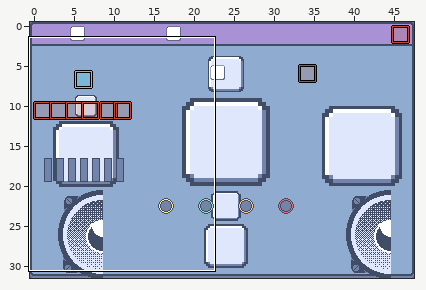
Two versions of a level (LDtk project, tiny-cli/src/main/resources/sfx/tiny-music-editor.ldtk). Above, an overview of the earlier version with the close-up marked.
Close-up. Old version:
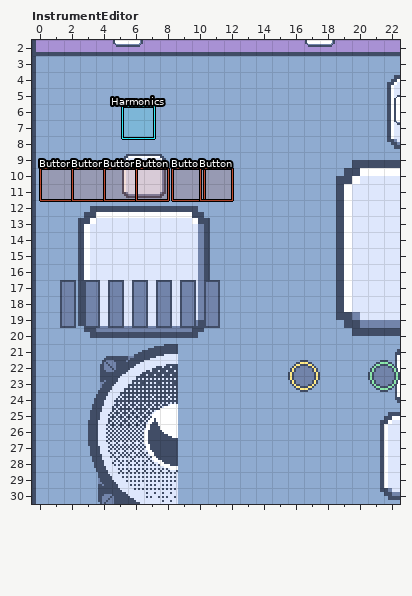
Cells are 8x8 px. Shown: InstrumentEditor x 0..22, y 2..30. The commit also changed other parts of the map, which this record leaves out.
After the commit:
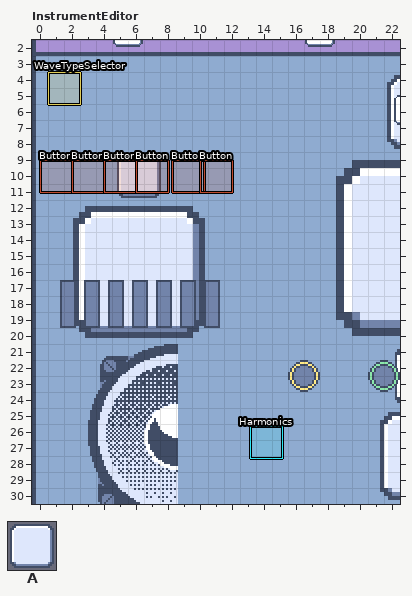
Key: from "Sprite_sheet": A 0.
Objects are placed by their top-left corner, in cells (3,4 is the top-left corner of cell 3,4); size is 1x1 cell unless given.
From old to new:
Layer "Panels":
changed: A "Panel" at 1,9 size 12x3 -> A "Panel" at 0.2,9 size 12.9x3
changed: A "Panel" at 1,12 size 12x9 -> A "Panel" at 0.2,12 size 12.9x9
Layer "Widgets":
changed: "Harmonics" rectangle at 5.6,6.1 size 2x2 -> "Harmonics" rectangle at 13.6,26.1 size 2x2
changed: "Button" rectangle at 0.5,10 size 2x2 -> "Button" rectangle at 0.5,9.5 size 2x2
changed: "Button" rectangle at 2.5,10 size 2x2 -> "Button" rectangle at 2.5,9.5 size 2x2
changed: "Button" rectangle at 4.5,10 size 2x2 -> "Button" rectangle at 4.5,9.5 size 2x2
changed: "Button" rectangle at 6.5,10 size 2x2 -> "Button" rectangle at 6.5,9.5 size 2x2
changed: "Button" rectangle at 8.8,10 size 2x2 -> "Button" rectangle at 8.8,9.5 size 2x2
changed: "Button" rectangle at 10.5,10 size 2x2 -> "Button" rectangle at 10.5,9.5 size 2x2
added: "WaveTypeSelector" rectangle at 1,4 size 2x2
